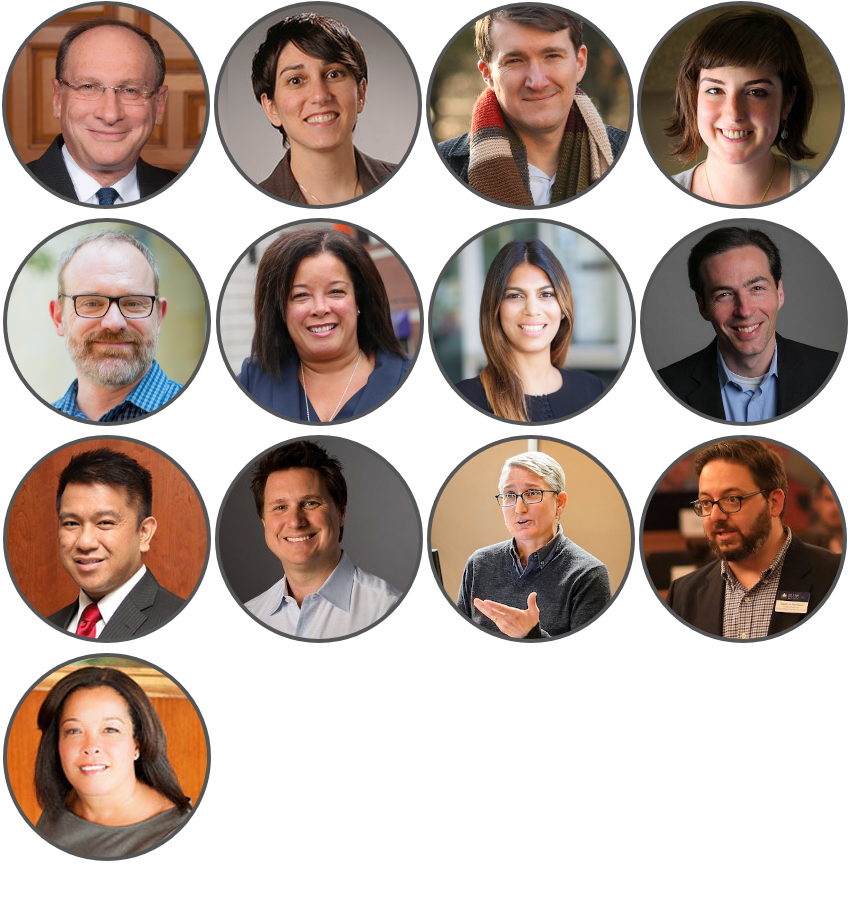
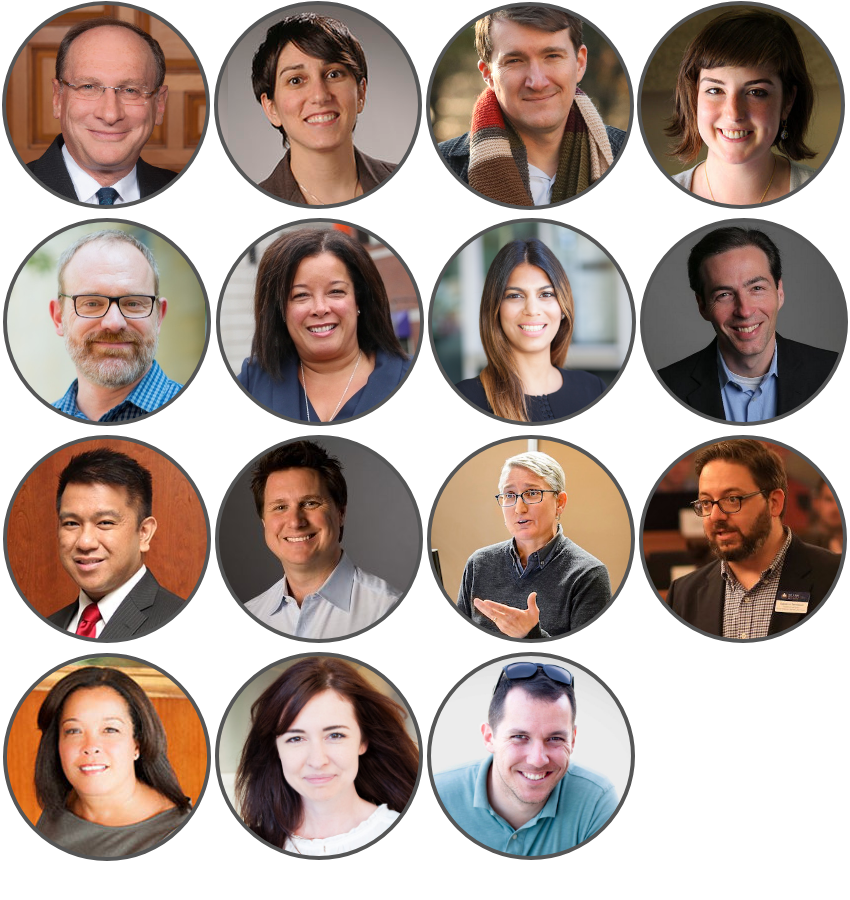
Layers edited between the first and the second 850px x 900px image:
added layer "Pasted Layer #15" above "Pasted Layer" over [427, 652, 635, 860]
added layer "Pasted Layer" above "Pasted Layer #13" over [215, 652, 423, 860]
